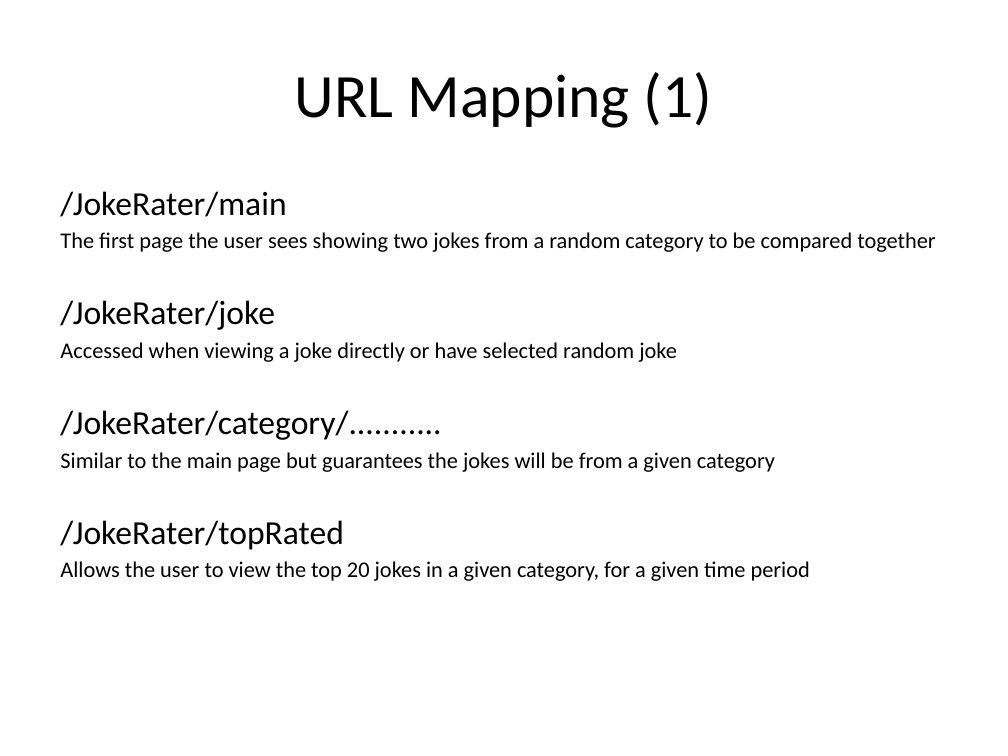
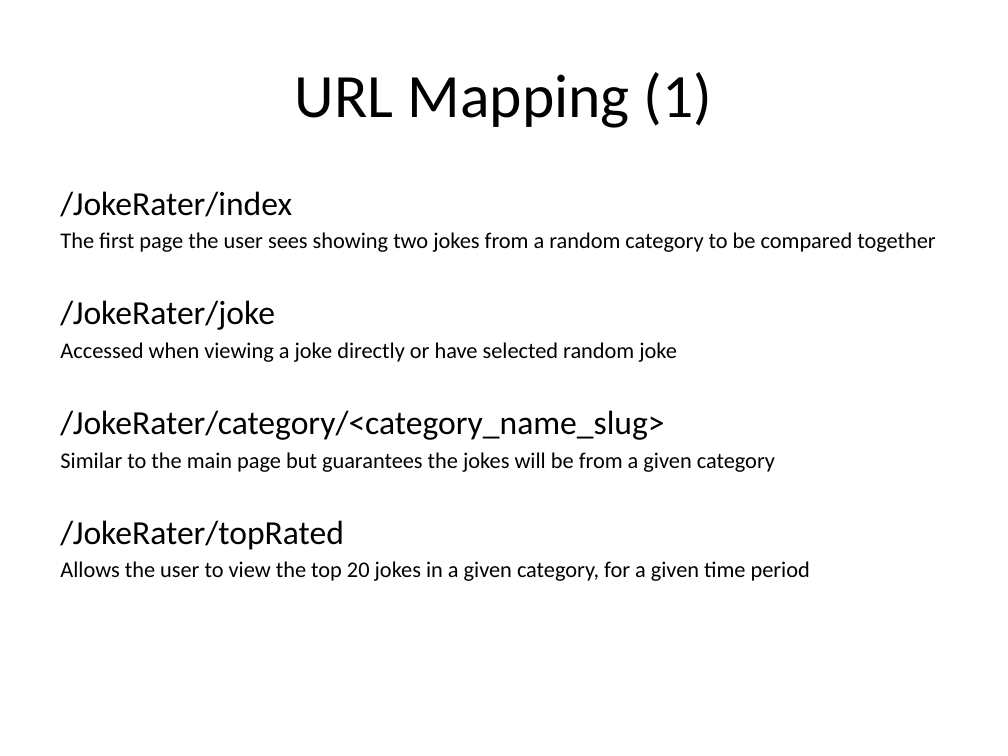
Before and after one commit to JokeRater/JokeRaterRepo, a slide deck: slide 11 of JokeRater.pptx (slide 12 before the commit). Drawn at 1008x756 pixels with LibreOffice and Linux fonts; fonts in the diff are those of the drawing; background and template pictures are left out. Boxes give left, top, right and bottom in pixels: in the first picture for what was removed or moved away, otherwise in the second. Text is boxed around its words. In the diff, an @@ line names an element or a change of style, - is before the commit and + after.

```diff
--- a/JokeRater.pptx
+++ b/JokeRater.pptx
@@ text at bbox=[60, 191, 292, 217]: text changed @@
-/JokeRater/main
+/JokeRater/index
@@ text at bbox=[60, 410, 664, 440]: text changed @@
-/JokeRater/category/...........
+/JokeRater/category/<category_name_slug>
```
Also in this commit, not shown: 1 other slide changed, 1 slide added, 1 slide removed, 4 other files.
